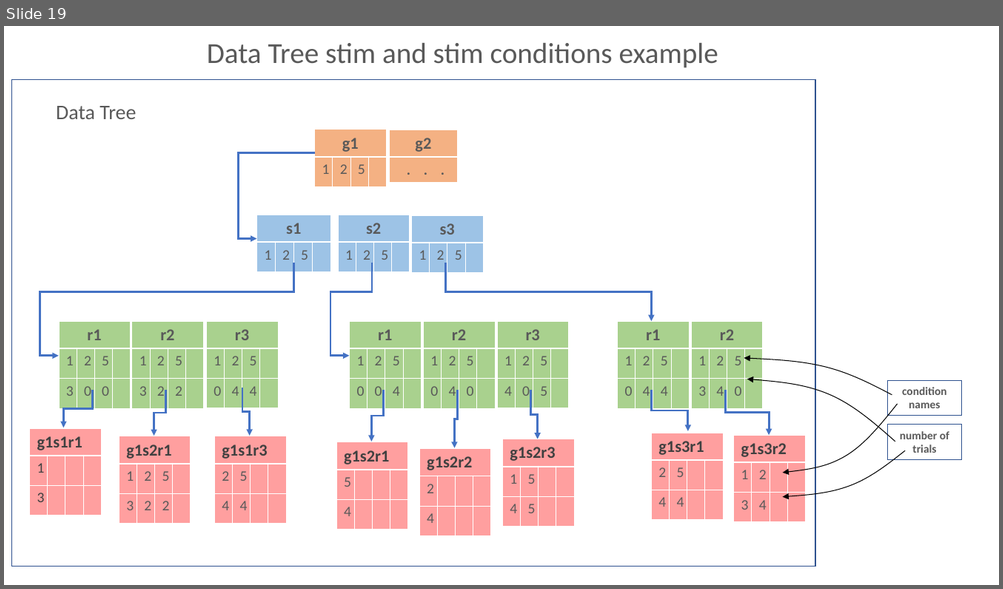
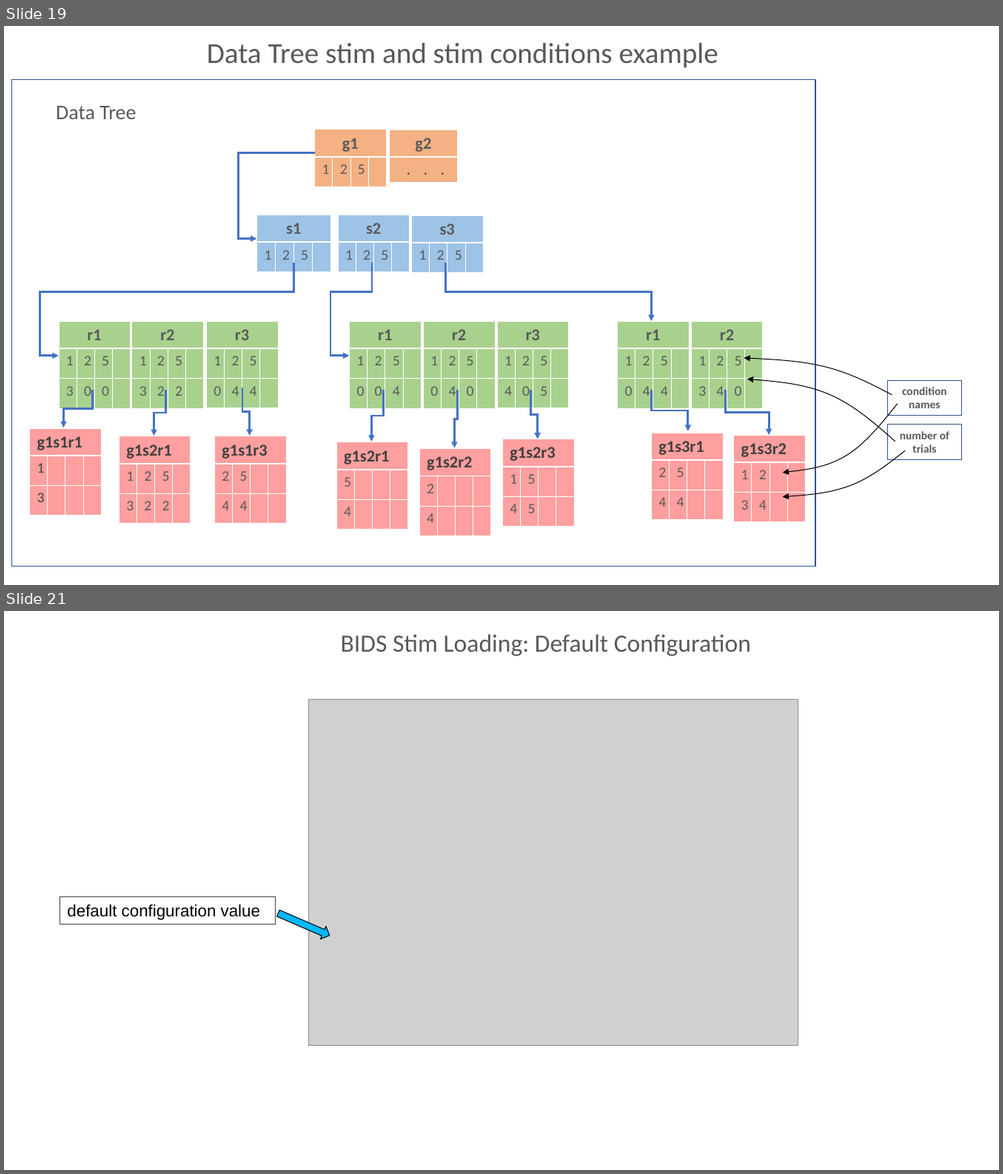
Before and after one commit to BUNPC/Homer3, a slide deck: Docs/DesignNotes.ppt. Shown one above the other, each under a label of ours: slide 19 before the commit, slides 19 and 21 after it; the slides between them are not shown. The pictures are 1003x589 and 1003x1174 pixels, drawn with LibreOffice and Linux fonts; fonts in the diff are those of the drawing; grey boxes stand for pictures. Boxes give left, top, right and bottom in pixels: in the first picture for what was removed or moved away, otherwise in the second. Text is boxed around its words. In the diff, an @@ line names an element or a change of style, - is before the commit and + after.

```diff
--- a/Docs/DesignNotes.ppt
+++ b/Docs/DesignNotes.ppt
@@ slide 21 added at <box>4,611,999,1170</box>, background #FFFFFF @@
@@ text added at <box>341,634,751,656</box>, 24 pt, text #595959 @@
+BIDS Stim Loading: Default Configuration
@@ picture added at <box>308,700,797,1046</box> @@
@@ rectangle added at <box>60,897,276,924</box>, outline #404040 0.74 pt, 16 pt, text #000000 @@
+default configuration value
@@ right arrow added at <box>275,907,332,942</box>, fill #00B8FF, outline #000000 0.74 pt @@
```
Also in this commit, not shown: 2 slides changed, 11 other slides added, 6 slides removed, 11 other files.
